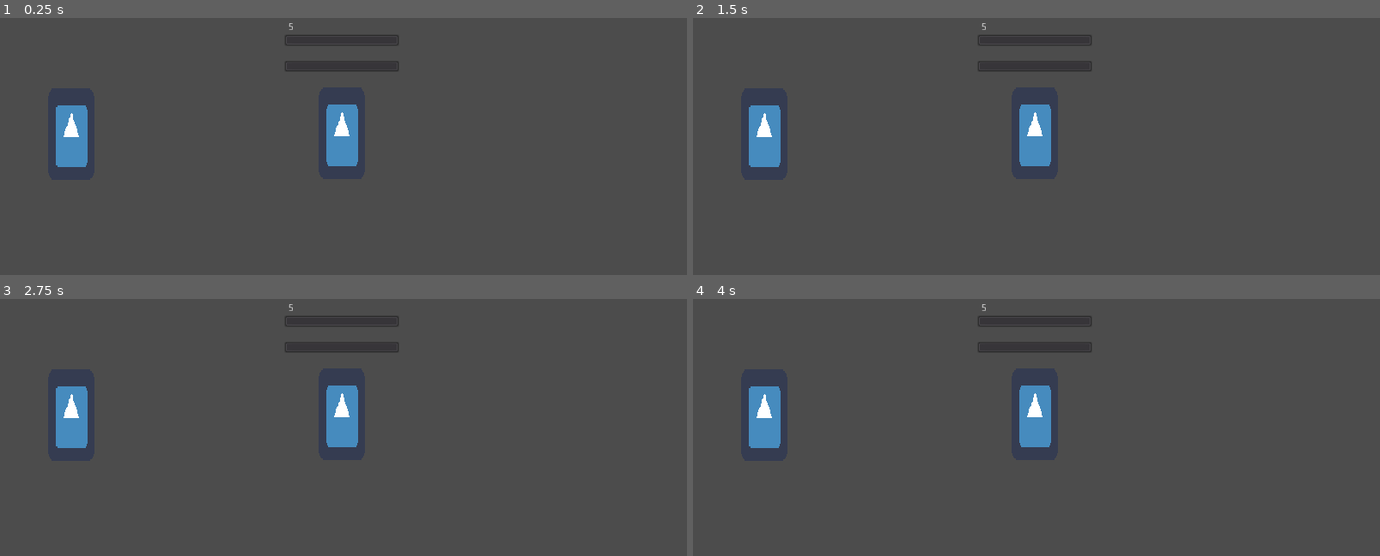
Above: before the commit, frames 1-4 (two rows, left to right).
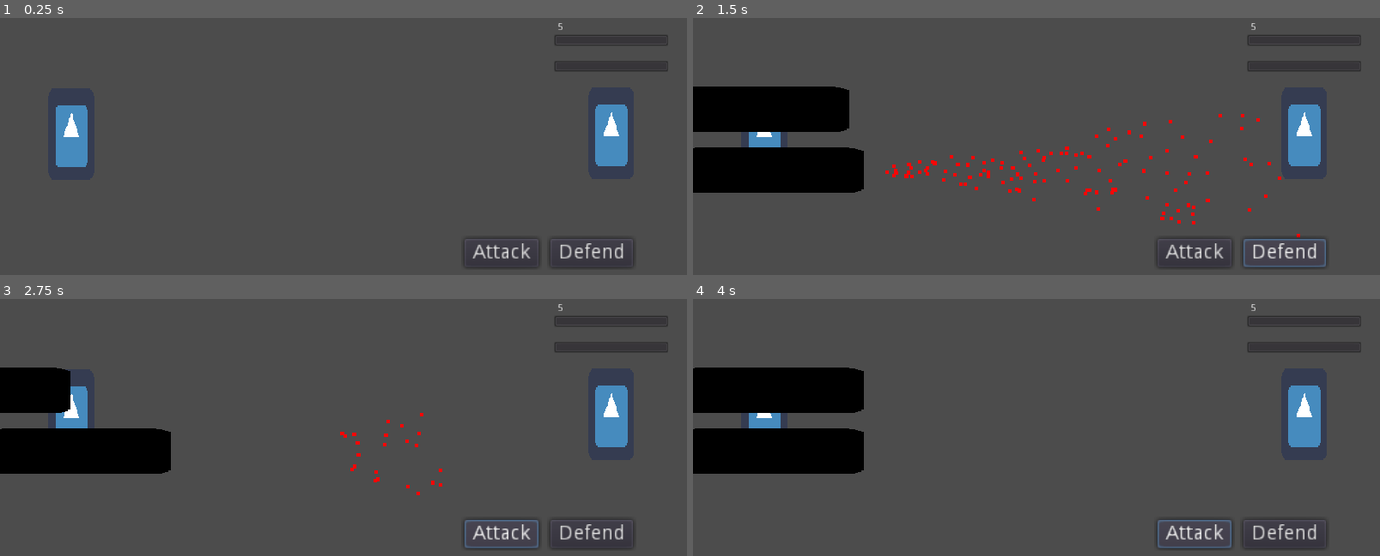
Above: after the commit, the same moments.

Repository: RubenMR99/ldjam-43
Game: Godot game, scene res://Scenes/field.tscn
Same seed, same stepped clock (60 frames per second), same inputs: the game is played once before the commit and once after it. The project has no main scene, so this scene is started directly. The engine's default icon, where the game draws it, is replaced by a stand-in: a white triangle on a blue panel in a dark square.
Inputs (mouse positions are in pixels of both pictures, inside the frame that each line leads up to):
- Up to frame 1 (0.25 s): no input
- Up to frame 2 (1.5 s): click (1194, 251) at 0.5 s, where only the run after the commit has a clickable "Attack"; click (1283, 251) at 1.25 s, where only the run after the commit has a clickable "Defend"
- Up to frame 3 (2.75 s): click (501, 532) at 2 s, where only the run after the commit has a clickable "Attack"
- Up to frame 4 (4 s): click (1283, 532) at 2.75 s, where only the run after the commit has a clickable "Defend"; click (1194, 532) at 3.5 s, where only the run after the commit has a clickable "Attack"

The runs differ from the first frame. In frame 1, 3.2% of the frame differs, in the area x 41-98%, y 2-98%; in frame 2, 13%, in the area x 0-98%, y 2-98%; in frame 3, 9.7%; in frame 4, 12%.

Commit message:
yay

Diff:
--- /dev/null
+++ b/project/Scenes/Tuberia.gd
@@ -0,0 +1,35 @@
+extends Node2D
+
+var _tipus = "BLOOD";
+
+func _ready():
+	# Called when the node is added to the scene for the first time.
+	# Initialization here
+	pass
+
+func inicialitzar_sprites(tipus):
+	_tipus = tipus;
+	pass
+
+func actuar_blood():
+	yield(get_tree().create_timer(0.3), "timeout");
+	$sprite/blood.emitting = true;
+	yield(get_tree().create_timer(1), "timeout");
+	$sprite/blood.emitting = false;
+	sortir();
+
+func actuar_defend():
+	yield(get_tree().create_timer(0.3), "timeout");
+	yield(get_tree().create_timer(1), "timeout");
+	sortir();
+
+func entrar():
+	$sprite/animacio.play("Entrar_sala");
+	if _tipus == "BLOOD":
+		actuar_blood();
+	elif _tipus == "DEFEND":
+		actuar_defend();
+
+
+func sortir():
+	$sprite/animacio.play("Sortir_sala");
--- a/project/Scenes/Tuberia.tscn
+++ b/project/Scenes/Tuberia.tscn
@@ -1,21 +1,128 @@
-[gd_scene load_steps=2 format=2]
+[gd_scene load_steps=6 format=2]
 
-[ext_resource path="res://icon.png" type="Texture" id=1]
+[ext_resource path="res://Scenes/Tuberia.gd" type="Script" id=1]
+[ext_resource path="res://icon.png" type="Texture" id=2]
 
-[node name="Tuberia" type="Node2D" index="0"]
+[sub_resource type="ParticlesMaterial" id=2]
 
-[node name="Sprite" type="Sprite" parent="." index="0"]
+render_priority = 0
+trail_divisor = 1
+emission_shape = 0
+flag_align_y = false
+flag_rotate_y = false
+flag_disable_z = true
+spread = 10.0
+flatness = 0.0
+gravity = Vector3( 0, 0, 0 )
+initial_velocity = 1000.0
+initial_velocity_random = 0.25
+angular_velocity = 0.0
+angular_velocity_random = 0.0
+orbit_velocity = 0.0
+orbit_velocity_random = 0.0
+linear_accel = 0.0
+linear_accel_random = 0.0
+radial_accel = 0.0
+radial_accel_random = 0.0
+tangential_accel = 0.0
+tangential_accel_random = 0.0
+damping = 0.0
+damping_random = 0.0
+angle = 0.0
+angle_random = 0.0
+scale = 10.0
+scale_random = 0.0
+color = Color( 0.984375, 0.0269165, 0.0269165, 1 )
+hue_variation = 0.0
+hue_variation_random = 0.0
+anim_speed = 0.0
+anim_speed_random = 0.0
+anim_offset = 0.0
+anim_offset_random = 0.0
+anim_loop = false
+_sections_unfolded = [ "Color", "Gravity", "Initial Velocity", "Scale", "Spread" ]
 
-modulate = Color( 0.03125, 0.03125, 0.03125, 1 )
+[sub_resource type="Animation" id=3]
+
+resource_name = "Entrar_sala"
+length = 0.2
+loop = false
+step = 0.1
+tracks/0/type = "value"
+tracks/0/path = NodePath(".:position")
+tracks/0/interp = 1
+tracks/0/loop_wrap = true
+tracks/0/imported = false
+tracks/0/enabled = true
+tracks/0/keys = {
+"times": PoolRealArray( 0, 0.2 ),
+"transitions": PoolRealArray( 1, 1 ),
+"update": 0,
+"values": [ Vector2( 0, 0 ), Vector2( 480, 0 ) ]
+}
+
+[sub_resource type="Animation" id=4]
+
+resource_name = "Sortir_sala"
+length = 0.2
+loop = false
+step = 0.1
+tracks/0/type = "value"
+tracks/0/path = NodePath(".:position")
+tracks/0/interp = 1
+tracks/0/loop_wrap = true
+tracks/0/imported = false
+tracks/0/enabled = true
+tracks/0/keys = {
+"times": PoolRealArray( 0, 0.2 ),
+"transitions": PoolRealArray( 1, 1 ),
+"update": 0,
+"values": [ Vector2( 480, 0 ), Vector2( 0, 0 ) ]
+}
+
+[node name="Tuberia" type="Node2D"]
+
+script = ExtResource( 1 )
+_sections_unfolded = [ "Transform" ]
+
+[node name="sprite" type="Sprite" parent="." index="0"]
+
+self_modulate = Color( 0, 0, 0, 1 )
 scale = Vector2( 8, 2 )
-texture = ExtResource( 1 )
+texture = ExtResource( 2 )
 _sections_unfolded = [ "Transform", "Visibility" ]
 
-[node name="animacio" type="AnimationPlayer" parent="Sprite" index="0"]
+[node name="blood" type="Particles2D" parent="sprite" index="0"]
+
+position = Vector2( 31.9944, 0 )
+scale = Vector2( 0.25, 1 )
+emitting = false
+amount = 120
+lifetime = 1.0
+one_shot = true
+preprocess = 0.0
+speed_scale = 1.0
+explosiveness = 0.4
+randomness = 0.0
+fixed_fps = 0
+fract_delta = true
+visibility_rect = Rect2( -100, -100, 200, 200 )
+local_coords = false
+draw_order = 0
+process_material = SubResource( 2 )
+texture = null
+normal_map = null
+h_frames = 1
+v_frames = 1
+_sections_unfolded = [ "Drawing", "Process Material", "Time", "Transform" ]
+
+[node name="animacio" type="AnimationPlayer" parent="sprite" index="1"]
 
 root_node = NodePath("..")
 autoplay = ""
 playback_process_mode = 1
 playback_default_blend_time = 0.0
 playback_speed = 1.0
+anims/Entrar_sala = SubResource( 3 )
+anims/Sortir_sala = SubResource( 4 )
 blend_times = [  ]
--- /dev/null
+++ b/project/Scenes/field.gd
@@ -0,0 +1,17 @@
+extends Node
+
+# class member variables go here, for example:
+# var a = 2
+# var b = "textvar"
+
+func _ready():
+	$T_attack.inicialitzar_sprites("BLOOD");
+	$T_defend.inicialitzar_sprites("DEFEND");
+
+
+
+func _on_T_attack_pressed():
+	$T_attack.entrar();
+
+func _on_T_defend_pressed():
+	$T_defend.entrar();
--- a/project/Scenes/field.tscn
+++ b/project/Scenes/field.tscn
@@ -1,23 +1,86 @@
-[gd_scene load_steps=4 format=2]
+[gd_scene load_steps=5 format=2]
 
-[ext_resource path="res://Scenes/Player.tscn" type="PackedScene" id=1]
-[ext_resource path="res://Scenes/Tuberia.tscn" type="PackedScene" id=2]
-[ext_resource path="res://Scenes/Enemy.tscn" type="PackedScene" id=3]
+[ext_resource path="res://Scenes/field.gd" type="Script" id=1]
+[ext_resource path="res://Scenes/Player.tscn" type="PackedScene" id=2]
+[ext_resource path="res://Scenes/Tuberia.tscn" type="PackedScene" id=3]
+[ext_resource path="res://Scenes/Enemy.tscn" type="PackedScene" id=4]
 
 [node name="field" type="Node" index="0"]
 
-[node name="Player" parent="." index="0" instance=ExtResource( 1 )]
+script = ExtResource( 1 )
+
+[node name="Player" parent="." index="0" instance=ExtResource( 2 )]
 
 position = Vector2( 199.004, 606.413 )
 
-[node name="Tuberia" parent="." index="1" instance=ExtResource( 2 )]
+[node name="T_defend" parent="." index="1" instance=ExtResource( 3 )]
 
 position = Vector2( -258.116, 536.881 )
 
-[node name="Tuberia2" parent="." index="2" instance=ExtResource( 2 )]
+[node name="T_attack" parent="." index="2" instance=ExtResource( 3 )]
 
 position = Vector2( -258.116, 707.237 )
 
-[node name="Enemy" parent="." index="3" instance=ExtResource( 3 )]
+[node name="Enemy" parent="." index="3" instance=ExtResource( 4 )]
 
-position = Vector2( 955.33, 603.989 )
+position = Vector2( 1708.33, 603.989 )
+
+[node name="Buttons" type="Node2D" parent="." index="4"]
+
+position = Vector2( 1417.78, 899.183 )
+
+[node name="T_attack" type="Button" parent="Buttons" index="0"]
+
+anchor_left = 0.0
+anchor_top = 0.0
+anchor_right = 0.0
+anchor_bottom = 0.0
+margin_left = -120.0
+margin_right = -68.0
+margin_bottom = 20.0
+rect_scale = Vector2( 4, 4 )
+rect_pivot_offset = Vector2( 0, 0 )
+rect_clip_content = false
+focus_mode = 2
+mouse_filter = 0
+mouse_default_cursor_shape = 0
+size_flags_horizontal = 1
+size_flags_vertical = 1
+toggle_mode = false
+enabled_focus_mode = 2
+shortcut = null
+group = null
+text = "Attack"
+flat = false
+align = 1
+_sections_unfolded = [ "Rect" ]
+
+[node name="T_defend" type="Button" parent="Buttons" index="1"]
+
+anchor_left = 0.0
+anchor_top = 0.0
+anchor_right = 0.0
+anchor_bottom = 0.0
+margin_left = 120.0
+margin_right = 172.0
+margin_bottom = 20.0
+rect_scale = Vector2( 4, 4 )
+rect_pivot_offset = Vector2( 0, 0 )
+rect_clip_content = false
+focus_mode = 2
+mouse_filter = 0
+mouse_default_cursor_shape = 0
+size_flags_horizontal = 1
+size_flags_vertical = 1
+toggle_mode = false
+enabled_focus_mode = 2
+shortcut = null
+group = null
+text = "Defend"
+flat = false
+align = 1
+_sections_unfolded = [ "Rect" ]
+
+[connection signal="pressed" from="Buttons/T_attack" to="." method="_on_T_attack_pressed"]
+
+[connection signal="pressed" from="Buttons/T_defend" to="." method="_on_T_defend_pressed"]
--- /dev/null
+++ b/project/Scripts/Tuberia.gd
@@ -0,0 +1,16 @@
+extends "res://Scripts/Tuberia.gd"
+
+func _ready():
+	# Called when the node is added to the scene for the first time.
+	# Initialization here
+	pass
+
+func inicialitzar_sprites(tipus):
+	#COLOCAR SPRITE CORRECTAMENT
+	pass
+
+func entrar():
+	$sprite/animacio.play("Entrar_sala");
+
+func sortir():
+	$sprite/animacio.play_backwards("Entrar_sala");
